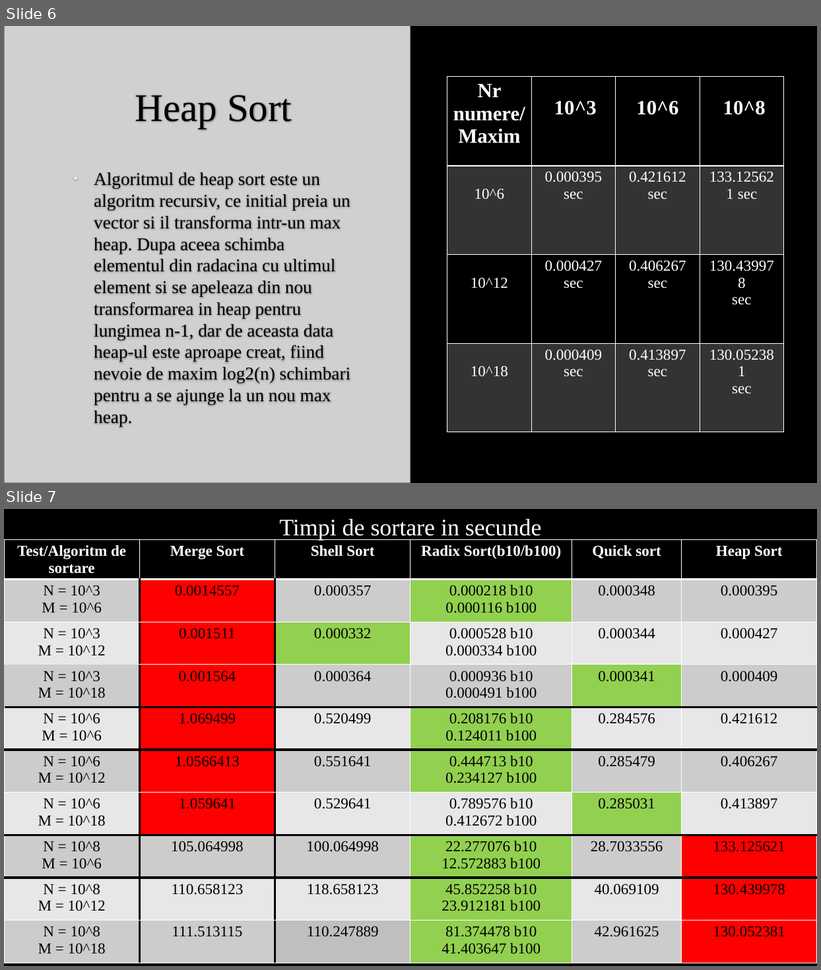
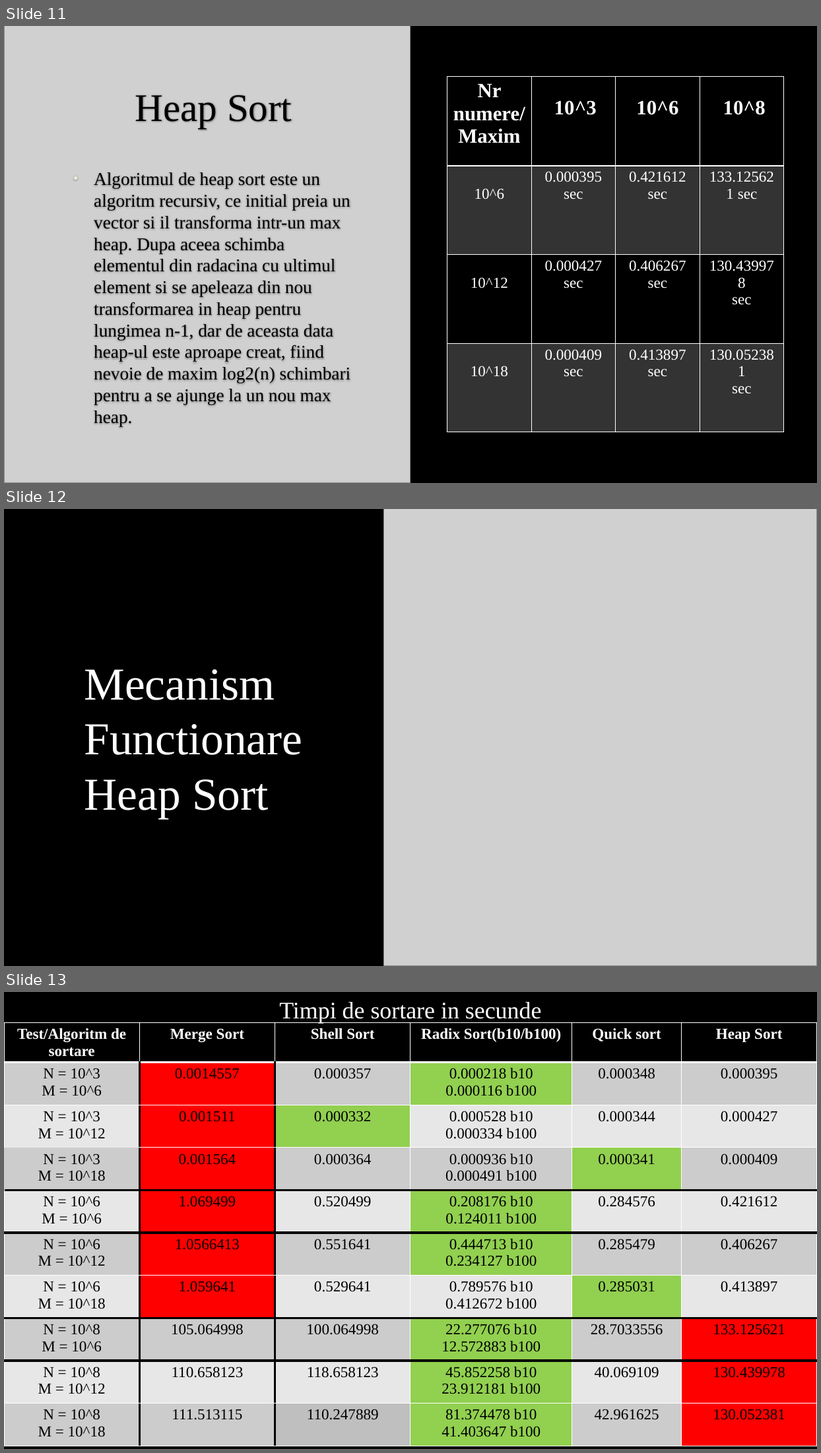
Before and after one commit to Destro25/Sortari-SD, a slide deck: Sortari.pptx. Shown one above the other, each under a label of ours: slides 6 and 7 before the commit, slides 11, 12 and 13 after it. The pictures are 821x970 and 821x1453 pixels, drawn with LibreOffice and Linux fonts; fonts in the diff are those of the drawing; grey boxes stand for pictures; background and template pictures are left out. Boxes give left, top, right and bottom in pixels: in the first picture for what was removed or moved away, otherwise in the second. Text is boxed around its words. In the diff, an @@ line names an element or a change of style, - is before the commit and + after.

```diff
--- a/Sortari.pptx
+++ b/Sortari.pptx
@@ slide 12 added at (4,509,817,966), background picture (left out) @@
@@ picture added at (384,509,817,966) @@
@@ text added at (85,669,303,819), 54 pt, text #FFFFFF @@
+Mecanism Functionare Heap Sort
@@ what was slide 6 is now slide 11 @@
@@ what was slide 7 is now slide 13 @@
```
Also in this commit, not shown: 2 slides changed, 6 other slides added.
